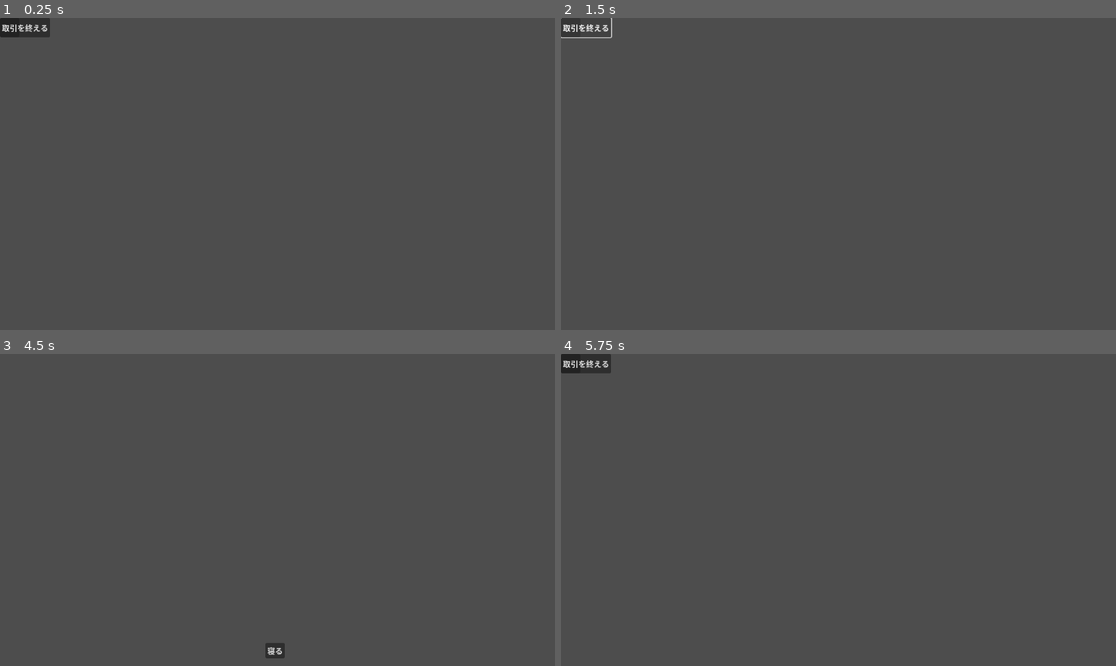
Above: before the commit, frames 1-4 (two rows, left to right).
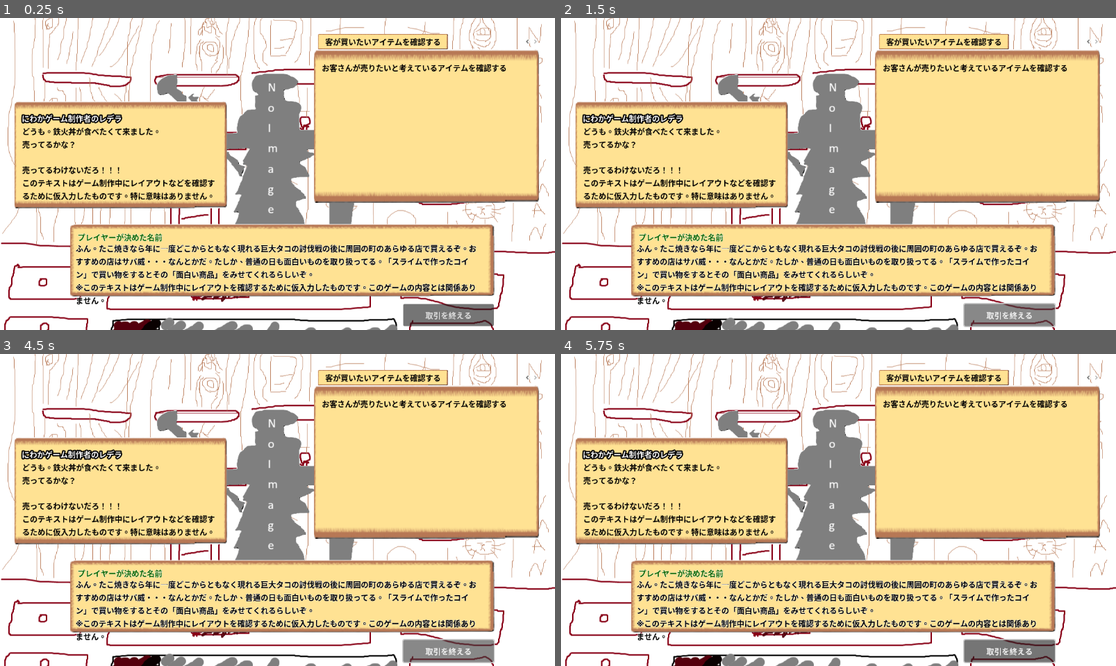
Above: after the commit, the same moments.

Repository: rederarts/TradeGame
Game: Godot game, scene res://scenes/MainScene.tscn
Two runs of this game, one before a commit and one after it. Both use one fixed random seed, a clock stepped at 60 frames per second and the inputs below.
Inputs (mouse positions are in pixels of both pictures, inside the frame that each line leads up to):
- Up to frame 1 (0.25 s): no input
- Up to frame 2 (1.5 s): click "取引を終える" at 0.5 s; click "取引を終える" at 1.25 s
- Up to frame 3 (4.5 s): click "取引を終える" at 2 s; tap Enter at 2.75, 4.25 s; tap Space at 3.5 s
- Up to frame 4 (5.75 s): click (838, 650) at 5 s, where only the run before the commit has a clickable "寝る"

The runs differ from the first frame. In frame 1, 99% of the frame differs, in the area x 0-100%, y 0-100%; in frame 2, 99%; in frame 3, 99%; in frame 4, 99%.
Error after the commit: Attempt to call function 'show' in base 'null instance' on a null instance. (res://scripts/scene_specific/UIManager.gd:17)

Commit message:
v001.009 Geminiに検証してもらうための更新。UIの構造などを大きく変えた。スクリプトの更新はほとんどしていない。

Diff:
--- a/scenes/UI.tscn
+++ b/scenes/UI.tscn
@@ -1,46 +1,208 @@
-[gd_scene load_steps=3 format=3 uid="uid://b0t4jwggxulvc"]
+[gd_scene load_steps=10 format=3 uid="uid://b0t4jwggxulvc"]
 
 [ext_resource type="Script" uid="uid://cpy3jw50awmfe" path="res://scripts/scene_specific/UIManager.gd" id="1_dj8aq"]
 [ext_resource type="PackedScene" uid="uid://cpq3phg2yg2m5" path="res://scenes/TradeItemRow.tscn" id="2_ro3t7"]
+[ext_resource type="Texture2D" uid="uid://rkdy4uwmdms7" path="res://assets/images/background/カウンター（まともな画像を用意するまでの手書き画像）.png" id="3_75u2n"]
+[ext_resource type="Texture2D" uid="uid://cx0srexs06tg" path="res://assets/images/background/吹き出し（仮）.png" id="4_3wlde"]
+[ext_resource type="Texture2D" uid="uid://csm0j5ssl68rk" path="res://assets/images/characters/立ち絵NoImage（背景透過）.png" id="4_xpksx"]
+[ext_resource type="Texture2D" uid="uid://bn0c2v411qnul" path="res://assets/images/background/吹き出し（仮）(暗いバージョン).png" id="5_xpksx"]
+
+[sub_resource type="StyleBoxTexture" id="StyleBoxTexture_ukj8e"]
+texture = ExtResource("4_3wlde")
+
+[sub_resource type="StyleBoxTexture" id="StyleBoxTexture_w7enk"]
+content_margin_left = 15.0
+content_margin_right = 15.0
+texture = ExtResource("4_3wlde")
+
+[sub_resource type="StyleBoxTexture" id="StyleBoxTexture_aputy"]
+content_margin_left = 10.0
+content_margin_right = 10.0
+texture = ExtResource("5_xpksx")
 
 [node name="UI" type="CanvasLayer"]
 script = ExtResource("1_dj8aq")
 trade_item_row_template = ExtResource("2_ro3t7")
 
-[node name="TradePanel" type="PanelContainer" parent="."]
+[node name="BackGround" type="TextureRect" parent="."]
+anchors_preset = 15
+anchor_right = 1.0
+anchor_bottom = 1.0
+grow_horizontal = 2
+grow_vertical = 2
+texture = ExtResource("3_75u2n")
+
+[node name="VisitUI" type="Control" parent="."]
+layout_mode = 3
+anchors_preset = 0
 offset_right = 40.0
 offset_bottom = 40.0
 
-[node name="Label" type="Label" parent="TradePanel"]
-layout_mode = 2
-
-[node name="ScrollContainerSell" type="ScrollContainer" parent="TradePanel"]
-layout_mode = 2
-
-[node name="VBoxContainer" type="VBoxContainer" parent="TradePanel/ScrollContainerSell"]
-layout_mode = 2
-
-[node name="Label2" type="Label" parent="TradePanel"]
-layout_mode = 2
-
-[node name="ScrollContainerBuy" type="ScrollContainer" parent="TradePanel"]
-layout_mode = 2
-
-[node name="VBoxContainer" type="VBoxContainer" parent="TradePanel/ScrollContainerBuy"]
-layout_mode = 2
-
-[node name="EndTransactionButton" type="Button" parent="."]
-offset_right = 94.0
+[node name="NPCImage" type="TextureRect" parent="VisitUI"]
+layout_mode = 0
+offset_left = 303.0
+offset_top = 101.0
+offset_right = 868.0
+offset_bottom = 431.0
+texture = ExtResource("4_xpksx")
+
+[node name="EndTransactionButton" type="Button" parent="VisitUI"]
+layout_mode = 0
+offset_left = 837.0
+offset_top = 594.0
+offset_right = 1025.0
+offset_bottom = 640.0
+text = "取引を終える"
+
+[node name="MonologueWindow" type="TextureRect" parent="VisitUI"]
+layout_mode = 0
+offset_left = 146.0
+offset_top = 428.0
+offset_right = 1026.0
+offset_bottom = 578.0
+texture = ExtResource("4_3wlde")
+
+[node name="ShopkeeperName" type="Label" parent="VisitUI/MonologueWindow"]
+layout_mode = 0
+offset_left = 15.0
+offset_top = 15.0
+offset_right = 844.0
+offset_bottom = 45.0
+theme_override_colors/font_color = Color(0.045864, 0.402531, 9.62615e-08, 1)
+theme_override_colors/font_outline_color = Color(1, 1, 1, 1)
+theme_override_constants/outline_size = 2
+text = "プレイヤーが決めた名前"
+
+[node name="ShopkeeperDialogue" type="Label" parent="VisitUI/MonologueWindow"]
+layout_mode = 0
+offset_left = 11.0
+offset_top = 38.0
+offset_right = 852.0
+offset_bottom = 139.0
+theme_override_colors/font_color = Color(0, 0, 0, 1)
+theme_override_colors/font_outline_color = Color(1, 1, 1, 1)
+theme_override_constants/outline_size = 2
+text = "ふん。たこ焼きなら年に一度どこからともなく現れる巨大タコの討伐戦の後に周囲の町のあらゆる店で買えるぞ。おすすめの店はサバ威・・・なんとかだ。たしか、普通の日も面白いものを取り扱ってる。「スライムで作ったコイン」で買い物をするとその「面白い商品」をみせてくれるらしいぞ。
+※このテキストはゲーム制作中にレイアウトを確認するために仮入力したものです。このゲームの内容とは関係ありません。"
+autowrap_mode = 2
+
+[node name="NPCDialogueWindow" type="TextureRect" parent="VisitUI"]
+layout_mode = 0
+offset_left = 30.0
+offset_top = 173.0
+offset_right = 471.0
+offset_bottom = 395.0
+texture = ExtResource("4_3wlde")
+expand_mode = 1
+
+[node name="TalkNPCName" type="Label" parent="VisitUI/NPCDialogueWindow"]
+layout_mode = 0
+offset_left = 15.0
+offset_top = 23.0
+offset_right = 429.0
+offset_bottom = 53.0
+theme_override_colors/font_color = Color(1, 1, 1, 1)
+theme_override_colors/font_outline_color = Color(0, 0, 0, 1)
+theme_override_constants/outline_size = 10
+text = "にわかゲーム制作者のレデラ"
+
+[node name="NPCDialogue" type="Label" parent="VisitUI/NPCDialogueWindow"]
+layout_mode = 0
+offset_left = 16.0
+offset_top = 50.0
+offset_right = 426.0
+offset_bottom = 193.0
+theme_override_colors/font_color = Color(0, 0, 0, 1)
+text = "どうも。鉄火丼が食べたくて来ました。
+売ってるかな？
+
+売ってるわけないだろ！！！
+このテキストはゲーム制作中にレイアウトなどを確認するために仮入力したものです。特に意味はありません。"
+autowrap_mode = 2
+
+[node name="TabBuyAndSell" type="TabContainer" parent="VisitUI"]
+layout_mode = 0
+offset_left = 652.0
+offset_top = 33.0
+offset_right = 1119.0
+offset_bottom = 384.0
+theme_override_colors/font_unselected_color = Color(0.362829, 0.362829, 0.362829, 1)
+theme_override_colors/font_selected_color = Color(0, 0, 0, 1)
+theme_override_styles/panel = SubResource("StyleBoxTexture_ukj8e")
+theme_override_styles/tab_selected = SubResource("StyleBoxTexture_w7enk")
+theme_override_styles/tab_unselected = SubResource("StyleBoxTexture_aputy")
+current_tab = 1
+
+[node name="客が売りたいアイテムを確認する" type="VBoxContainer" parent="VisitUI/TabBuyAndSell"]
+visible = false
+layout_mode = 2
+metadata/_tab_index = 0
+
+[node name="Control" type="Control" parent="VisitUI/TabBuyAndSell/客が売りたいアイテムを確認する"]
+layout_mode = 2
+
+[node name="Label" type="Label" parent="VisitUI/TabBuyAndSell/客が売りたいアイテムを確認する/Control"]
+layout_mode = 2
+offset_left = 15.0
+offset_top = 28.0
+offset_right = 442.0
+offset_bottom = 64.0
+theme_override_colors/font_color = Color(0, 0, 0, 1)
+theme_override_colors/font_outline_color = Color(1, 1, 1, 1)
+text = "お客さんが売りたいと思っているアイテム"
+
+[node name="BuyItemScrollContainer" type="ScrollContainer" parent="VisitUI/TabBuyAndSell/客が売りたいアイテムを確認する/Control"]
+layout_mode = 0
+offset_left = 17.0
+offset_top = 61.0
+offset_right = 447.0
+offset_bottom = 283.0
+
+[node name="VBoxContainer" type="VBoxContainer" parent="VisitUI/TabBuyAndSell/客が売りたいアイテムを確認する/Control/BuyItemScrollContainer"]
+layout_mode = 2
+
+[node name="客が買いたいアイテムを確認する" type="VBoxContainer" parent="VisitUI/TabBuyAndSell"]
+layout_mode = 2
+metadata/_tab_index = 1
+
+[node name="Control" type="Control" parent="VisitUI/TabBuyAndSell/客が買いたいアイテムを確認する"]
+layout_mode = 2
+
+[node name="Label" type="Label" parent="VisitUI/TabBuyAndSell/客が買いたいアイテムを確認する/Control"]
+layout_mode = 1
+anchors_preset = -1
+anchor_right = 0.043
+offset_left = 16.0
+offset_top = 26.0
+offset_right = 436.919
+offset_bottom = 71.0
+theme_override_colors/font_color = Color(0, 0, 0, 1)
+text = "お客さんが売りたいと考えているアイテムを確認する"
+
+[node name="SellScrollContainer" type="ScrollContainer" parent="VisitUI/TabBuyAndSell/客が買いたいアイテムを確認する/Control"]
+layout_mode = 0
+offset_left = 15.0
+offset_top = 53.0
+offset_right = 446.0
+offset_bottom = 283.0
+
+[node name="VBoxContainer" type="VBoxContainer" parent="VisitUI/TabBuyAndSell/客が買いたいアイテムを確認する/Control/SellScrollContainer"]
+layout_mode = 2
+
+[node name="DayEndUI" type="Control" parent="."]
+layout_mode = 3
+anchors_preset = 0
+offset_right = 40.0
 offset_bottom = 40.0
-text = "取引を終える"
-
-[node name="SleepButton" type="Button" parent="."]
+
+[node name="SleepButton" type="Button" parent="DayEndUI"]
 visible = false
-offset_left = 551.0
-offset_top = 600.0
-offset_right = 588.0
-offset_bottom = 631.0
+layout_mode = 0
+offset_left = 489.0
+offset_top = 413.0
+offset_right = 681.0
+offset_bottom = 467.0
 text = "寝る"
 
-[connection signal="pressed" from="EndTransactionButton" to="." method="_on_end_transaction_button_pressed"]
-[connection signal="pressed" from="SleepButton" to="." method="_on_sleep_button_pressed"]
+[connection signal="pressed" from="VisitUI/EndTransactionButton" to="." method="_on_end_transaction_button_pressed"]
+[connection signal="pressed" from="DayEndUI/SleepButton" to="." method="_on_sleep_button_pressed"]
--- a/scripts/scene_specific/MainScene.gd
+++ b/scripts/scene_specific/MainScene.gd
@@ -28,6 +28,7 @@
 # 次の客を生成して表示する関数
 func spawn_next_npc():
 	# NPCManagerからランダムなNPCデータを取得 (後でNPCManagerにこの関数を追加)
+	print("--- 1. spawn_next_npc: 開始 ---") # ★追加
 	var npc_data: NPCData = NPCManager.get_random_npc_data()
 	if npc_data == null:
 		print("Error: NPCデータが取得できませんでした。")
@@ -38,15 +39,16 @@
 	current_npc_instance.position = npc_spawn_point.position
 
 	# NPCを初期化して、取引内容を決定させる
+	print("--- 2. NPCを初期化します ---") # ★追加
 	current_npc_instance.initialize(npc_data)
 
 	# シーンにNPCを追加
 	add_child(current_npc_instance)
-
 	# UIManagerに取引UIの表示を依頼
+	print("--- 3. 取引UIを表示します ---") # ★追加
 	ui_manager.display_trade_ui(current_npc_instance)
 	GameManager.current_state = GameManager.GameState.DAY_TRADING
-
+	print("--- 4. spawn_next_npc: 正常終了 ---") # ★追加
 
 # 取引終了時にUIのボタンなどから呼び出す関数
 func end_current_transaction():
--- a/scripts/scene_specific/UIManager.gd
+++ b/scripts/scene_specific/UIManager.gd
@@ -6,11 +6,12 @@
 
 @export var trade_item_row_template: PackedScene
 
-@onready var npc_sell_list_container = $TradePanel/ScrollContainerSell/VBoxContainer
-@onready var npc_buy_list_container = $TradePanel/ScrollContainerBuy/VBoxContainer
-@onready var sleep_button = $SleepButton
+@onready var npc_sell_list_container = $VisitUI/TabBuyAndSell/客が売りたいアイテムを確認する/Control/BuyItemScrollContainer/VBoxContainer
+@onready var npc_buy_list_container = $VisitUI/TabBuyAndSell/客が買いたいアイテムを確認する/Control/SellScrollContainer/VBoxContainer
+@onready var sleep_button = $DayEndUI/SleepButton
 @onready var trade_panel = $TradePanel
-@onready var end_transaction_button = $EndTransactionButton
+@onready var end_transaction_button = $VisitUI/EndTransactionButton
+
 # ★朝になったら呼ばれる関数 (新規追加)
 func display_day_ui():
 	trade_panel.show()
@@ -21,10 +22,9 @@
 	trade_panel.hide()
 	end_transaction_button.hide()
 	sleep_button.show()
-# display_trade_ui関数を更新
+# display_trade_ui関数
 func display_trade_ui(npc_instance: Node2D):
 	clear_trade_lists()
-
 	# --- NPCの「売りたい」リストをUIに表示 ---
 	for item_info in npc_instance.current_sell_offer:
 		var item_id = item_info.get("item_id")
@@ -45,7 +45,7 @@
 			_on_buy_button_pressed.bind(item_id, quantity, item_data.buyback_price, button)
 		)
 
-		npc_sell_list_container.add_child(new_row)
+		npc_sell_list_container.call_deferred("add_child", new_row)
 
 	# --- NPCの「買いたい」リストをUIに表示 ---
 	for item_info in npc_instance.current_buy_offer:
@@ -68,7 +68,7 @@
 			_on_sell_button_pressed.bind(item_id, quantity, item_data.purchase_price, button)
 		)
 
-		npc_buy_list_container.add_child(new_row)
+		npc_buy_list_container.call_deferred("add_child", new_row)
 
 func clear_trade_lists():
 	for child in npc_sell_list_container.get_children():
Binary file added: assets/images/background/カウンター（まともな画像を用意するまでの手書き画像）.png
Not shown, added: assets/images/background/カウンター（まともな画像を用意するまでの手書き画像）.png.import
Binary file added: assets/images/background/吹き出し（仮）(暗いバージョン).png
Not shown, added: assets/images/background/吹き出し（仮）(暗いバージョン).png.import
Binary file added: assets/images/background/吹き出し（仮）.png
Not shown, added: assets/images/background/吹き出し（仮）.png.import
Binary file added: assets/images/characters/ウテイ（仮）.png
Not shown, added: assets/images/characters/ウテイ（仮）.png.import
Binary file added: assets/images/characters/オリオン（仮）.png
Not shown, added: assets/images/characters/オリオン（仮）.png.import
Binary file added: assets/images/characters/カカル（仮）.png
Not shown, added: assets/images/characters/カカル（仮）.png.import
(and 4 more such lines)
